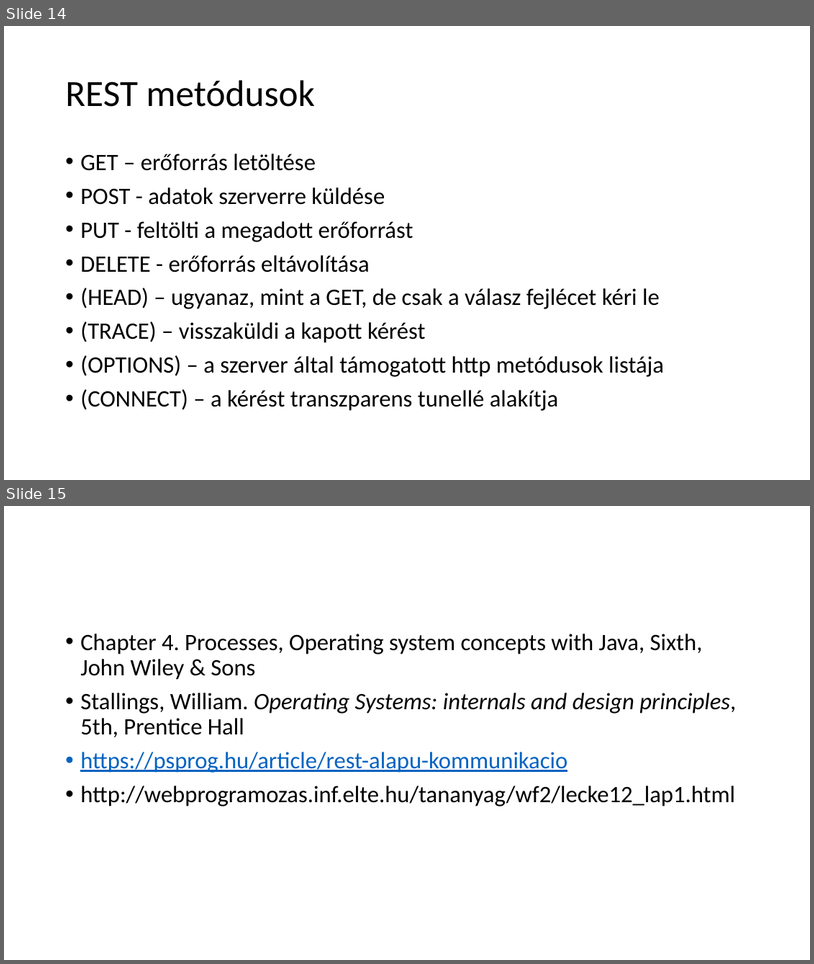
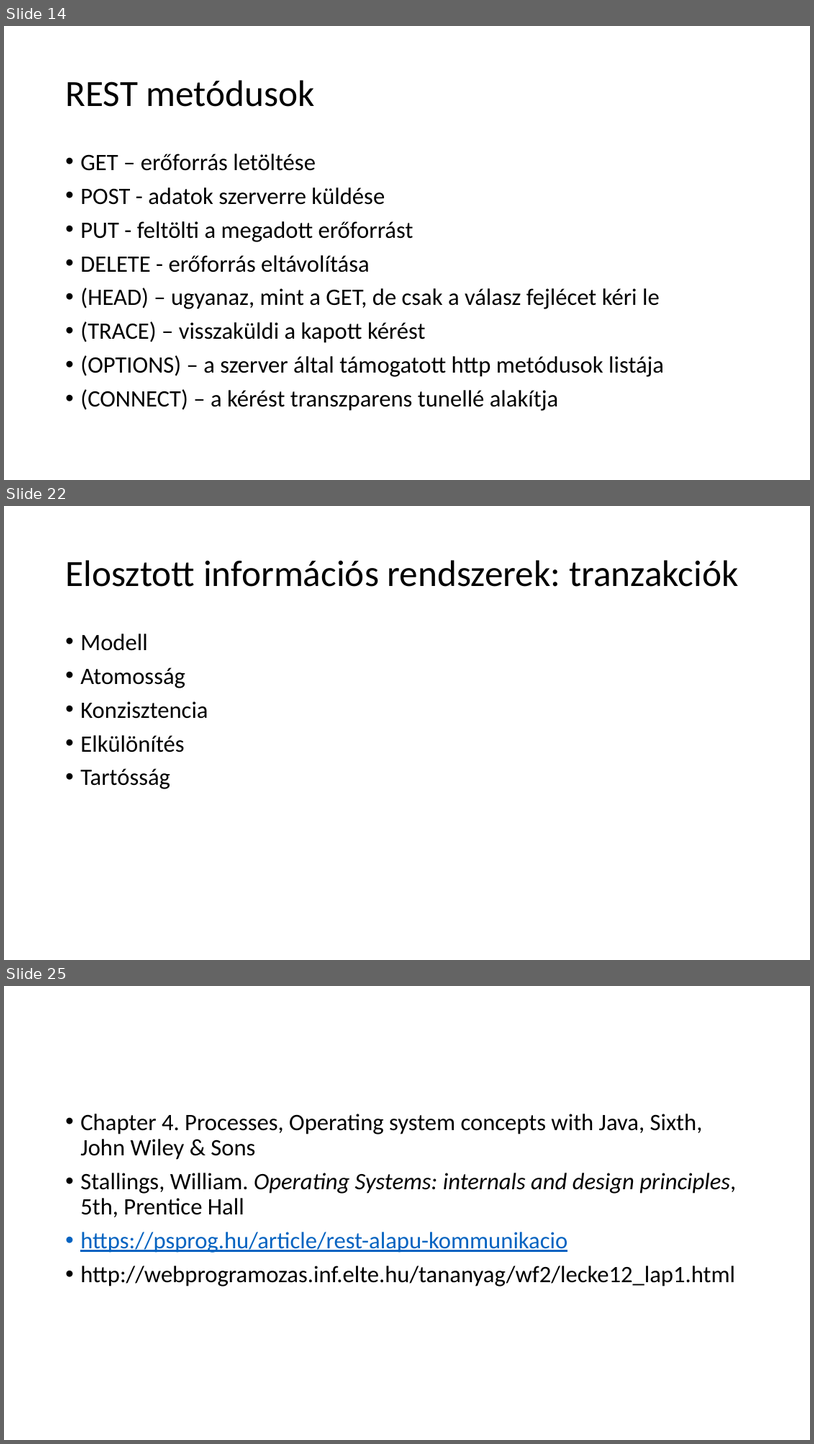
Before and after one commit to krsjakb/osztott-rendszerek-parhuzamos-programozas, a slide deck: Osztott rendszerek, párhuzamos programozás.pptx. Shown one above the other, each under a label of ours: slides 14 and 15 before the commit, slides 14, 22 and 25 after it; the slides between them are not shown. The pictures are 814x964 and 814x1444 pixels, drawn with LibreOffice and Linux fonts; fonts in the diff are those of the drawing. Boxes give left, top, right and bottom in pixels: in the first picture for what was removed or moved away, otherwise in the second. Text is boxed around its words. In the diff, an @@ line names an element or a change of style, - is before the commit and + after.

```diff
--- a/Osztott rendszerek, párhuzamos programozás.pptx
+++ b/Osztott rendszerek, párhuzamos programozás.pptx
@@ slide 22 added at [4, 506, 810, 960], background #FFFFFF @@
@@ title added at [65, 560, 739, 587], 44 pt, text #000000 @@
+Elosztott információs rendszerek: tranzakciók
@@ text added at [80, 633, 208, 789], 28 pt, text #000000 @@
+• Modell
+• Atomosság
+• Konzisztencia
+• Elkülönítés
+• Tartósság
@@ what was slide 15 is now slide 25 @@
```
Also in this commit, not shown: 9 other slides added.
